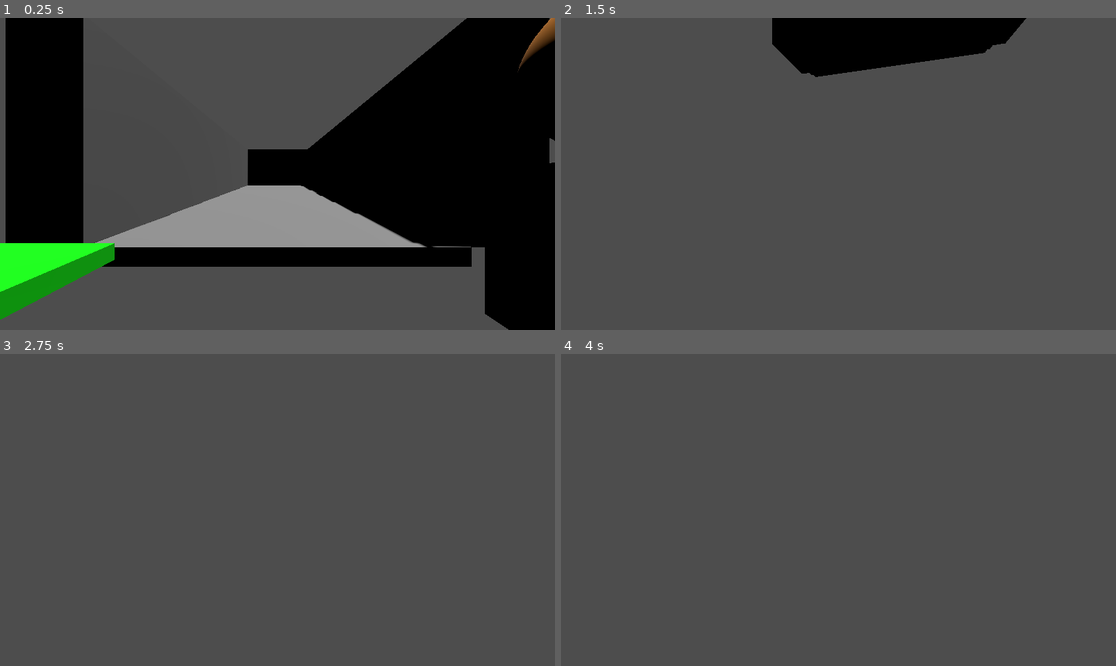
Above: before the commit, frames 1-4 (two rows, left to right).
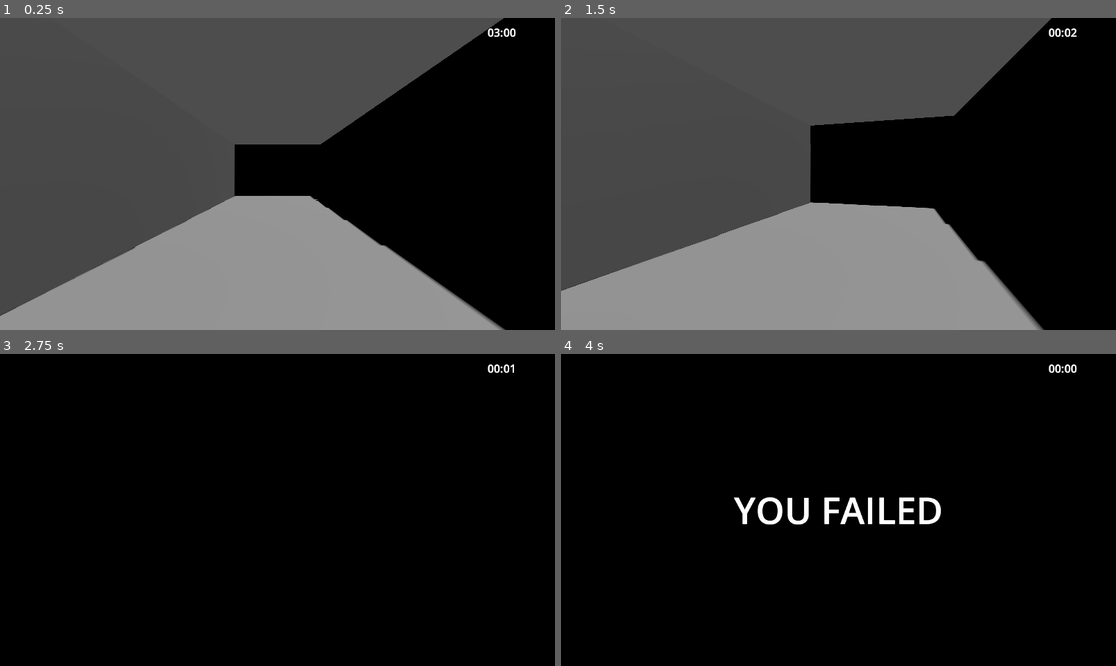
Above: after the commit, the same moments.

Repository: Joan986532/JamAFlot2026
Game: Godot game, scene res://scenes/main.tscn
Same seed, same stepped clock (60 frames per second), same inputs: the game is played once before the commit and once after it.
Inputs (mouse positions are in pixels of both pictures, inside the frame that each line leads up to):
- Up to frame 1 (0.25 s): no input
- Up to frame 2 (1.5 s): tap Enter (ui_accept) at 0.5, 0.77 s; move the mouse to (866, 174) at 0.52 s; press the mouse at (866, 174) at 0.53 s; hold W (input_forward) from 0.53 s (still down); move the mouse to (810, 174) at 1.27 s; release the mouse at (810, 174) at 1.28 s; click (810, 174) at 1.35 s
- Up to frame 3 (2.75 s): keep holding W (input_forward); tap Enter (ui_accept) at 1.52 s; move the mouse to (288, 503) at 2.02 s; press the mouse at (288, 503) at 2.03 s
- Up to frame 4 (4 s): keep holding W (input_forward); move the mouse to (832, 516) at 2.77 s; release the mouse at (832, 516) at 2.78 s; click (832, 516) at 2.85 s; tap Enter (ui_accept) at 3.02, 3.5, 3.77 s; move the mouse to (877, 513) at 3.52 s; press the mouse at (877, 513) at 3.53 s

The runs differ from the first frame. In frame 1, 38% of the frame differs, in the area x 0-100%, y 0-100%; in frame 2, 62%; in frame 3, 100%; in frame 4, 100%.
Error after the commit: Invalid access to property or key 'restart' on a base object of type 'SceneTree'. (res://scripts/game_manager.gd:27)

Commit message:
jfais cke jveux

Diff:
--- a/jam-a-flot-godot/scenes/character.tscn
+++ b/jam-a-flot-godot/scenes/character.tscn
@@ -23,6 +23,7 @@
 
 [node name="InteractRay" type="RayCast3D" parent="Camera3D" unique_id=564682307]
 transform = Transform3D(1, 0, 0, 0, 0.0014835154, -0.9999989, 0, 0.9999989, 0.0014835154, 0.0007184744, 0, 0)
+target_position = Vector3(0, -1.5, 0)
 
 [node name="MeshInstance3D" type="MeshInstance3D" parent="." unique_id=637067866]
 mesh = SubResource("CapsuleMesh_0kroj")
--- a/jam-a-flot-godot/scenes/cube.tscn
+++ b/jam-a-flot-godot/scenes/cube.tscn
@@ -7,11 +7,6 @@
 material = SubResource("StandardMaterial3D_5rbgv")
 
 [sub_resource type="SphereShape3D" id="SphereShape3D_8viuf"]
-
-[sub_resource type="GDScript" id="GDScript_5rbgv"]
-script/source = "extends CollisionShape3D
-
-"
 
 [node name="RigidBody3D" type="RigidBody3D" unique_id=1282383468]
 collision_layer = 3
@@ -23,4 +18,3 @@
 
 [node name="CollisionShape3D" type="CollisionShape3D" parent="." unique_id=790812191]
 shape = SubResource("SphereShape3D_8viuf")
-script = SubResource("GDScript_5rbgv")
--- a/jam-a-flot-godot/scenes/game_manager.tscn
+++ b/jam-a-flot-godot/scenes/game_manager.tscn
@@ -5,6 +5,41 @@
 [node name="Node" type="Node" unique_id=1241329797]
 script = ExtResource("1_hwd4i")
 
-[node name="Label" type="Label" parent="." unique_id=493773198]
-offset_right = 40.0
+[node name="Timer" type="Timer" parent="." unique_id=634660513]
+autostart = true
+
+[node name="Failed" type="Label" parent="." unique_id=972731375]
+visibility_layer = 0
+anchors_preset = -1
+anchor_left = 0.5
+anchor_top = 0.5
+anchor_right = 0.5
+anchor_bottom = 0.5
+offset_left = -227.0
+offset_top = -71.0
+offset_right = 227.0
+offset_bottom = 71.0
+grow_horizontal = 2
+grow_vertical = 2
+theme_override_font_sizes/font_size = 76
+text = "YOU FAILED"
+horizontal_alignment = 1
+vertical_alignment = 1
+
+[node name="timeLeft" type="Label" parent="." unique_id=403730887]
+offset_left = 951.0
+offset_top = 14.0
+offset_right = 1133.0
+offset_bottom = 46.0
+theme_override_font_sizes/font_size = 23
+text = "03:00"
+horizontal_alignment = 1
+vertical_alignment = 1
+
+[node name="Objective" type="Label" parent="." unique_id=493773198]
+offset_right = 42.0
 offset_bottom = 23.0
+horizontal_alignment = 1
+vertical_alignment = 1
+
+[connection signal="timeout" from="Timer" to="." method="_on_timer_timeout"]
--- a/jam-a-flot-godot/scenes/main.tscn
+++ b/jam-a-flot-godot/scenes/main.tscn
@@ -28,7 +28,7 @@
 transform = Transform3D(-4.371139e-08, 0, 1, 0, 1, 0, -1, 0, -4.371139e-08, 0, 0, -10.146082)
 
 [node name="CharacterBody3D" parent="." unique_id=434899216 instance=ExtResource("2_sugp2")]
-transform = Transform3D(1, 0, 0, 0, 1, 0, 0, 0, 1, 0, 0.875, 0)
+transform = Transform3D(1, 0, 0, 0, 1, 0, 0, 0, 1, 0, 1.2117937, -5.216529)
 
 [node name="Frigo" parent="." unique_id=1484759974 instance=ExtResource("3_sugp2")]
 transform = Transform3D(1, 0, 0, 0, 2, 0, 0, 0, 1, -1.371, 1, 2)
--- a/jam-a-flot-godot/scenes/receptacle.tscn
+++ b/jam-a-flot-godot/scenes/receptacle.tscn
@@ -10,6 +10,7 @@
 size = Vector3(1, 0.1, 1)
 
 [sub_resource type="BoxShape3D" id="BoxShape3D_aklvu"]
+size = Vector3(1, 0.32617188, 1)
 
 [node name="receptacle" type="Area3D" unique_id=303234696]
 collision_layer = 2
@@ -21,6 +22,7 @@
 mesh = SubResource("BoxMesh_aklvu")
 
 [node name="CollisionShape3D" type="CollisionShape3D" parent="." unique_id=1378835070]
+transform = Transform3D(1, 0, 0, 0, 1, 0, 0, 0, 1, 0, -0.33691406, 0)
 shape = SubResource("BoxShape3D_aklvu")
 
 [connection signal="body_entered" from="." to="." method="_on_body_entered"]
--- a/jam-a-flot-godot/scripts/game_manager.gd
+++ b/jam-a-flot-godot/scripts/game_manager.gd
@@ -1,12 +1,27 @@
 extends Node
 
 var score = 0
-@onready var label: Label = $Label
+@onready var objective: Label = $Objective
+@onready var timer: Timer = $Timer
+@onready var time_left: Label = $timeLeft
+@onready var failed: Label = $Failed
+
+var total_time : int = 3
 
 func add_point():
 	score += 1
-	label.text = "Objects collected: " + str(score) + "/6"
+	objective.text = "Objects collected: " + str(score) + "/6"
 
 func remove_point():
 	score -= 1
-	label.text = "Objects collected: " + str(score) + "/6"
+	objective.text = "Objects collected: " + str(score) + "/6"
+
+func _on_timer_timeout() -> void:
+	total_time -= 1
+	var m = int(total_time / 60)
+	var s = total_time - m * 60
+	time_left.text = '%02d:%02d' % [m, s]
+	if total_time == 0:
+		timer.stop()
+		failed.set_visibility_layer(1)
+		get_tree().restart
